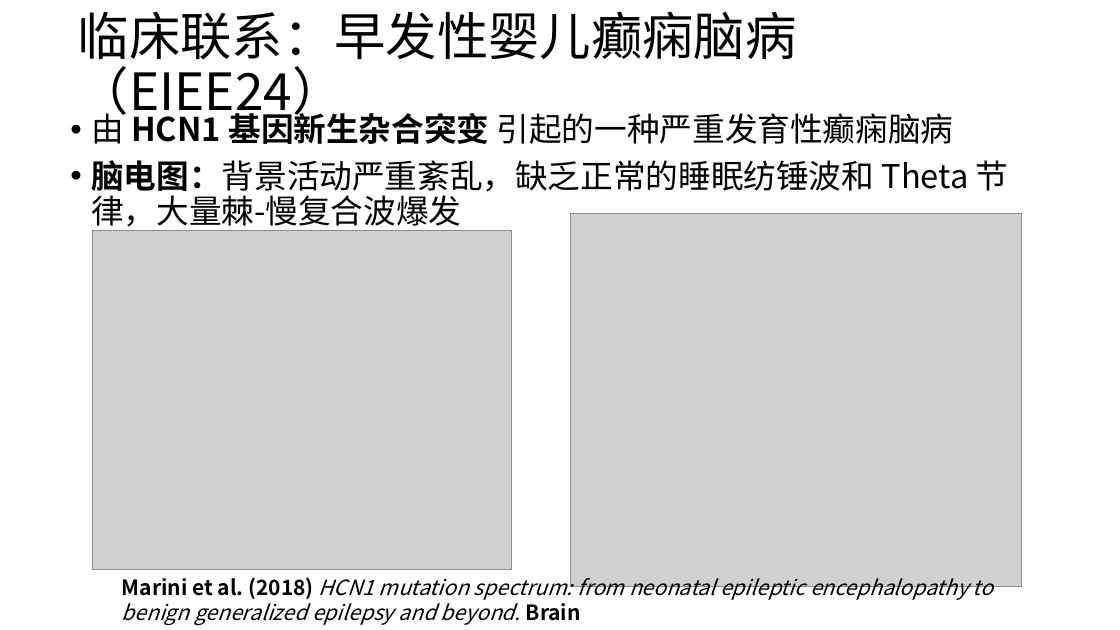
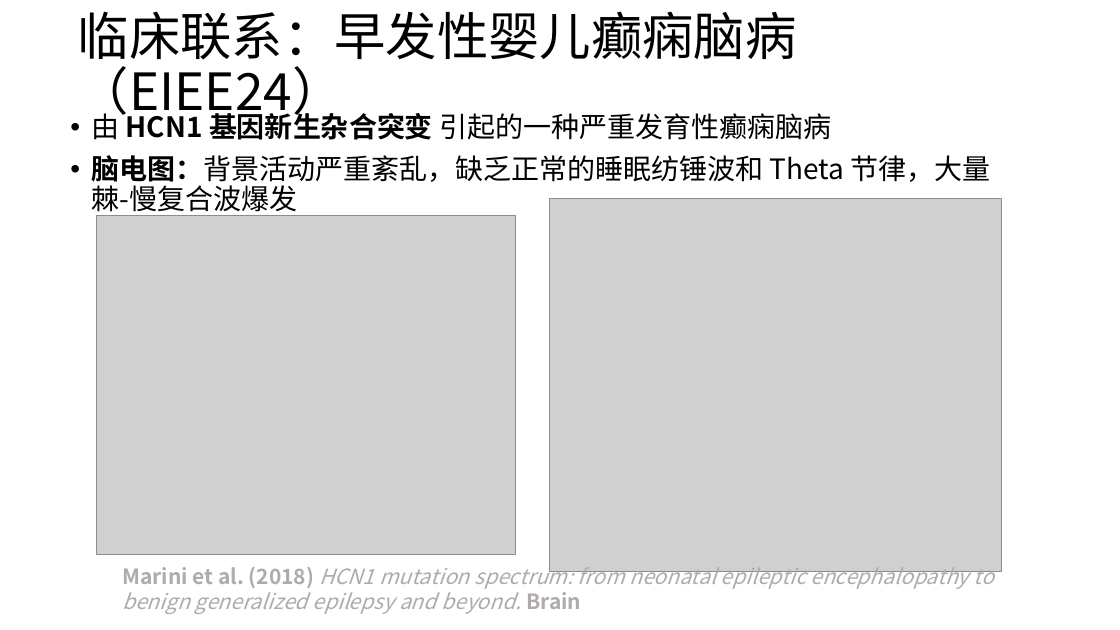
Before and after one commit to Lyghrock/Bio_Intelligence_2026, a slide deck: slide 14 of Projects/Presentation/pre.pptx (slide 11 before the commit). Drawn at 1120x630 pixels with LibreOffice and Linux fonts; fonts in the diff are those of the drawing; grey boxes stand for pictures. Boxes give left, top, right and bottom in pixels: in the first picture for what was removed or moved away, otherwise in the second. Text is boxed around its words. In the diff, an @@ line names an element or a change of style, - is before the commit and + after.

```diff
--- a/Projects/Presentation/pre.pptx
+++ b/Projects/Presentation/pre.pptx
@@ text "由 HCN1 基因新生杂合突变 引起的一种严重发育性癫痫脑病" at bbox=[91, 109, 991, 217]: size 28 to 24 pt @@
@@ picture: place and size @@
-picture at bbox=[571, 213, 1023, 586]
+picture at bbox=[550, 198, 1002, 571]
@@ picture: place and size @@
-picture at bbox=[92, 231, 512, 570]
+picture at bbox=[97, 216, 516, 555]
@@ text "Marini et al. (2018) HCN1 ...": place and size @@
-text "Marini et al. (2018) HCN1 ..." at bbox=[122, 573, 993, 626]
+text "Marini et al. (2018) HCN1 ..." at bbox=[122, 562, 993, 614]
@@ text "Marini et al. (2018) HCN1 ..." at bbox=[122, 562, 993, 614]: text colour #000000 to #AFABAB @@
```
Also in this commit, not shown: 7 other slides changed, 3 slides added, 1 other file.
